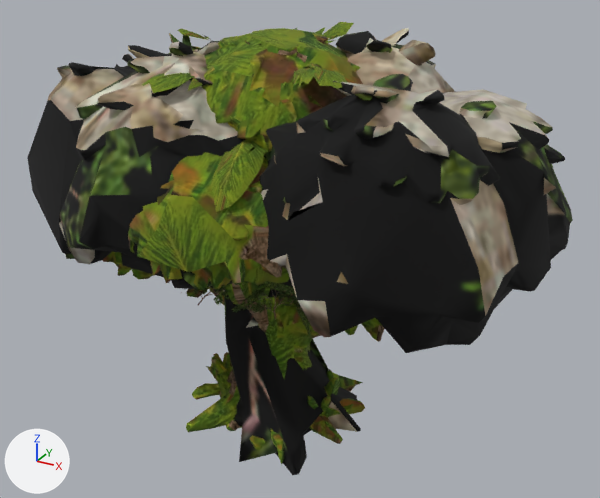
An edit to the glTF model public/farm/trees.glb, drawn before and after from the same camera.
The view is the same before and after, from a 50 mm lens placed at (0.965, -1.628, 1.298), pointed at (0.059, 0.019, 0.475). Lighting does not change. The marker at lower left points along +X, +Y and +Z. The picture after the commit comes second.

The first picture shows 'coconut_palm', 'lptree_2', 'xtree_02', 'xtree_08' and 1 more.
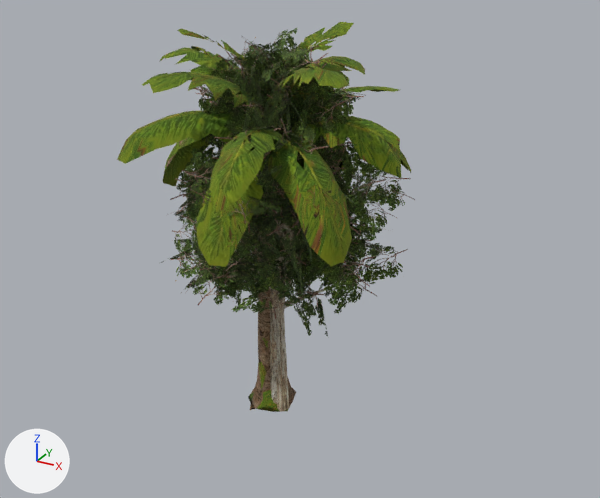
Boxes (x1, y1, x2, y2) around the edits, measured in the pictures (600 x 498 px):
'xtree_02', deleted
    before: (27, 28, 573, 475)
'xtree_08', deleted (green)
    before: (103, 28, 385, 464)
'coconut_palm', unchanged, uncovered by the edit
    before: (142, 22, 354, 212)
    after: (117, 22, 411, 412)
'lptree_1', unchanged, uncovered by the edit
    before: (221, 28, 312, 336)
    after: (170, 28, 415, 412)
'lptree_2', unchanged, uncovered by the edit
    before: (187, 281, 297, 320)
    after: (161, 36, 389, 404)

The change, as a list of edits to the scene's bpy script:
```text
Remove ob_xtree_08:
    ob_xtree_08 = bpy.data.objects.new('xtree_08', me_xtree_08)
    ob_xtree_08.location = (0.0, 0.0, 0.0)
Remove ob_xtree_02:
    ob_xtree_02 = bpy.data.objects.new('xtree_02', me_xtree_02)
    ob_xtree_02.location = (0.0, 0.0, 0.0)
```
